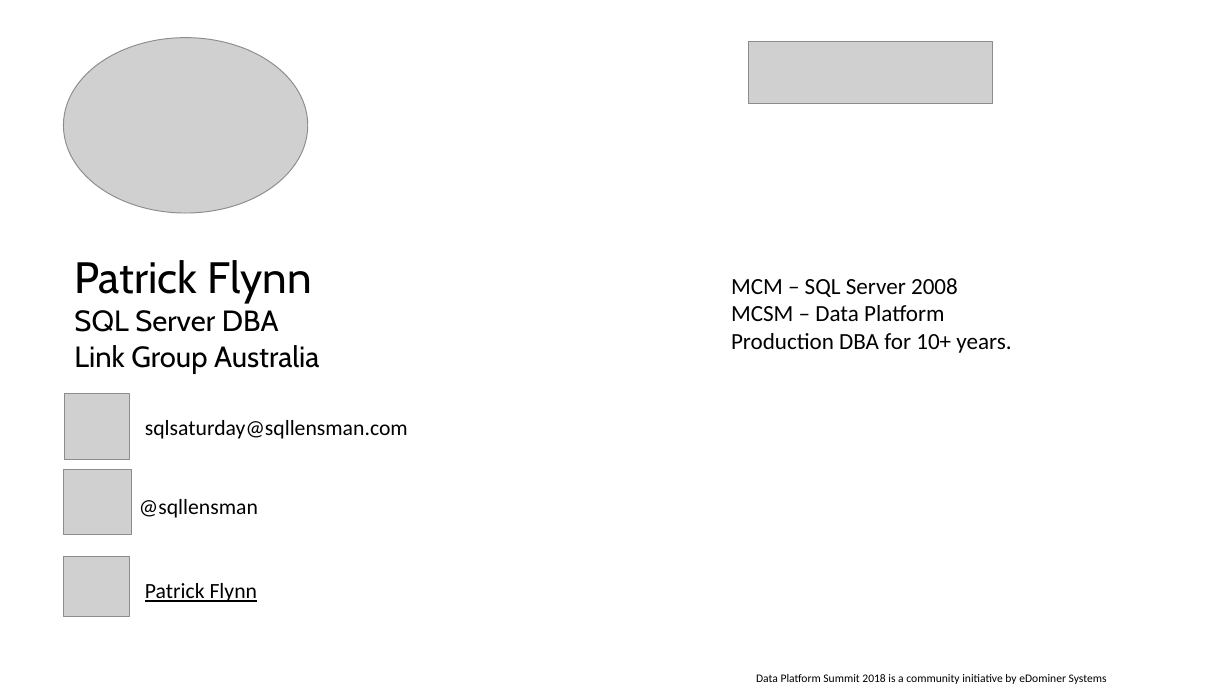
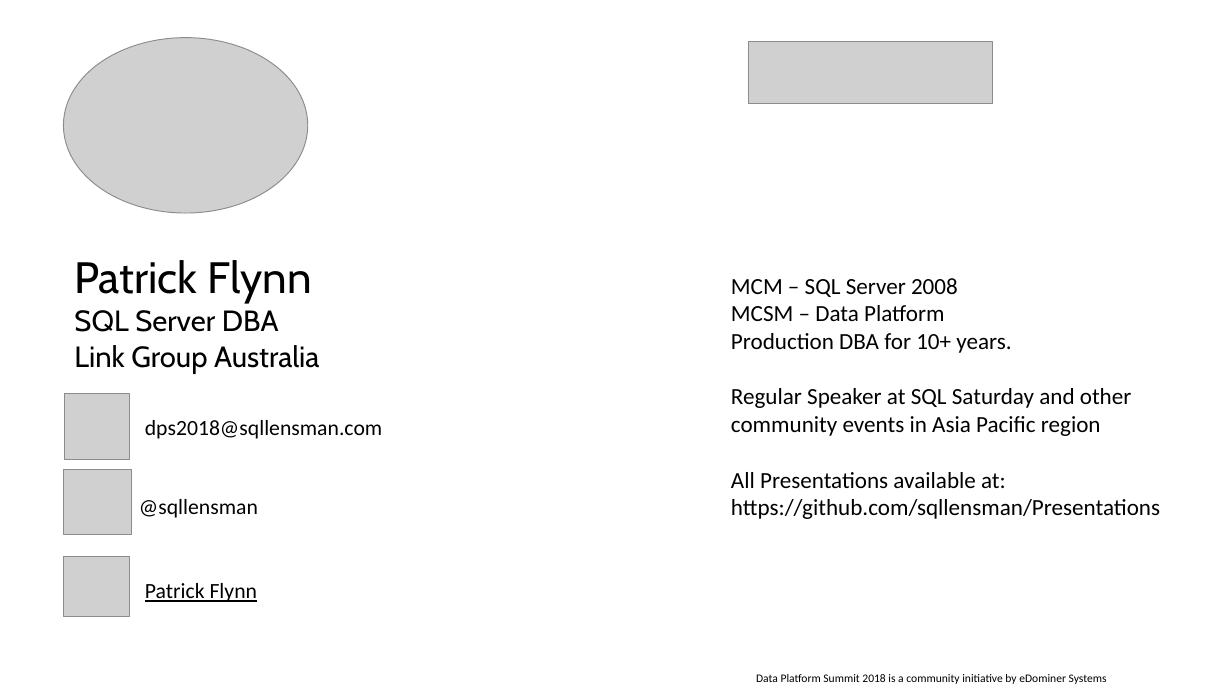
Before and after one commit to sqllensman/Presentations, a slide deck: slide 2 of DPS 2018/DbaTools/dbatools_v1.pptx. Drawn at 1232x693 pixels with LibreOffice and Linux fonts; fonts in the diff are those of the drawing; grey boxes stand for pictures; background and template pictures are left out. Boxes give left, top, right and bottom in pixels: in the first picture for what was removed or moved away, otherwise in the second. Text is boxed around its words. In the diff, an @@ line names an element or a change of style, - is before the commit and + after.

```diff
--- a/DPS 2018/DbaTools/dbatools_v1.pptx
+++ b/DPS 2018/DbaTools/dbatools_v1.pptx
@@ text at bbox=[731, 388, 1160, 519]: paragraphs added @@
+Regular Speaker at SQL Saturday and other community events in Asia Pacific region
+All Presentations available at:
+https://github.com/sqllensman/Presentations
@@ text at bbox=[145, 420, 382, 439]: text changed @@
-  sqlsaturday@sqllensman.com
+  dps2018@sqllensman.com
```
Also in this commit, not shown: 13 other files.
